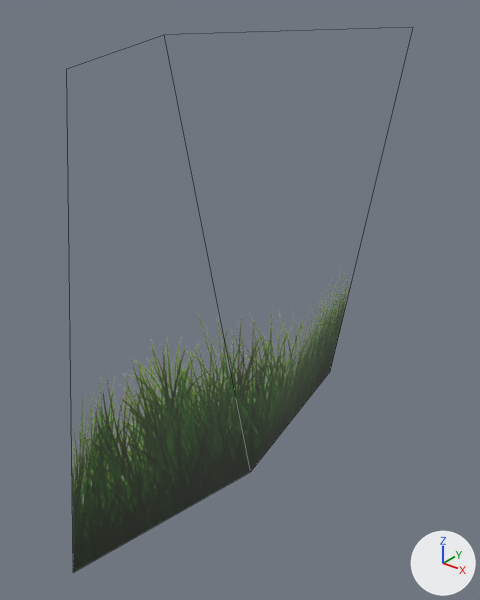
Renders of the FBX model Assets/Miramare 3D Assets/Grass/Grass.fbx from each side of a commit.
Both versions are drawn from a 50 mm lens placed at (0.235, -0.281, 0.293), pointed at (0.012, -0.001, 0.119). Lighting does not change. The marker at lower right points along +X, +Y and +Z. Mesh edges are drawn as thin lines. Where no turn or scale is listed for an object, it has been applied to the vertices.

Names of what the first picture shows: 'Grass'.
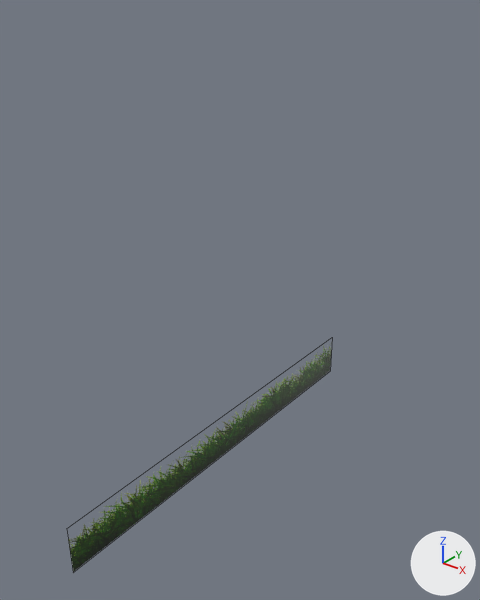
The newer file is also rescaled (x8.051) as a whole; pictures and numbers use the older file's frame.

The change in detail:
me_mesh is used by ob_grass; location (0.0, 0.0, 0.0).
Verts and faces of me_mesh; kept vertices keep their numbers, new ones are numbered from 6.
Before the commit, vertices of me_mesh: 0 (0.0, -0.133, 0.0) at pixel (73, 572), 1 (0.0, 0.133, 0.0) at pixel (330, 371), 2 (0.042, -0.133, 0.265), 3 (0.042, 0.133, 0.265), 4 (-0.036, -0.007, 0.265).
Before the commit, vertices of me_mesh: 5 (0.025, -0.007, 0.0) at pixel (250, 472).
me_mesh had 6 vertices, 2 faces and spanned x -0.036..0.042, y -0.133..0.133, z 0.0..0.265.
me_mesh now has 4 vertices, 1 face and spans x 0.0, y -0.133..0.133, z 0.0..0.032.
Part 1, on me_mesh:
Vertices deleted: 2 to 5 (with the faces that use them).
New vertex 6 is at (0.0, -0.133, 0.032).
New vertex 7 is at (0.0, 0.133, 0.032).
New faces: (0, 6, 7, 1).
me_mesh part 2: the surface is now shaded flat.

Changed parts and their boxes [x1, y1, x2, y2] in the pictures (480 x 600 px):
'Grass', reshaped
    before: [71, 268, 353, 573]
    after: [68, 342, 332, 572]
part 1 of me_mesh, cut back
    before: [71, 270, 353, 573]
    after: [68, 342, 332, 572]
